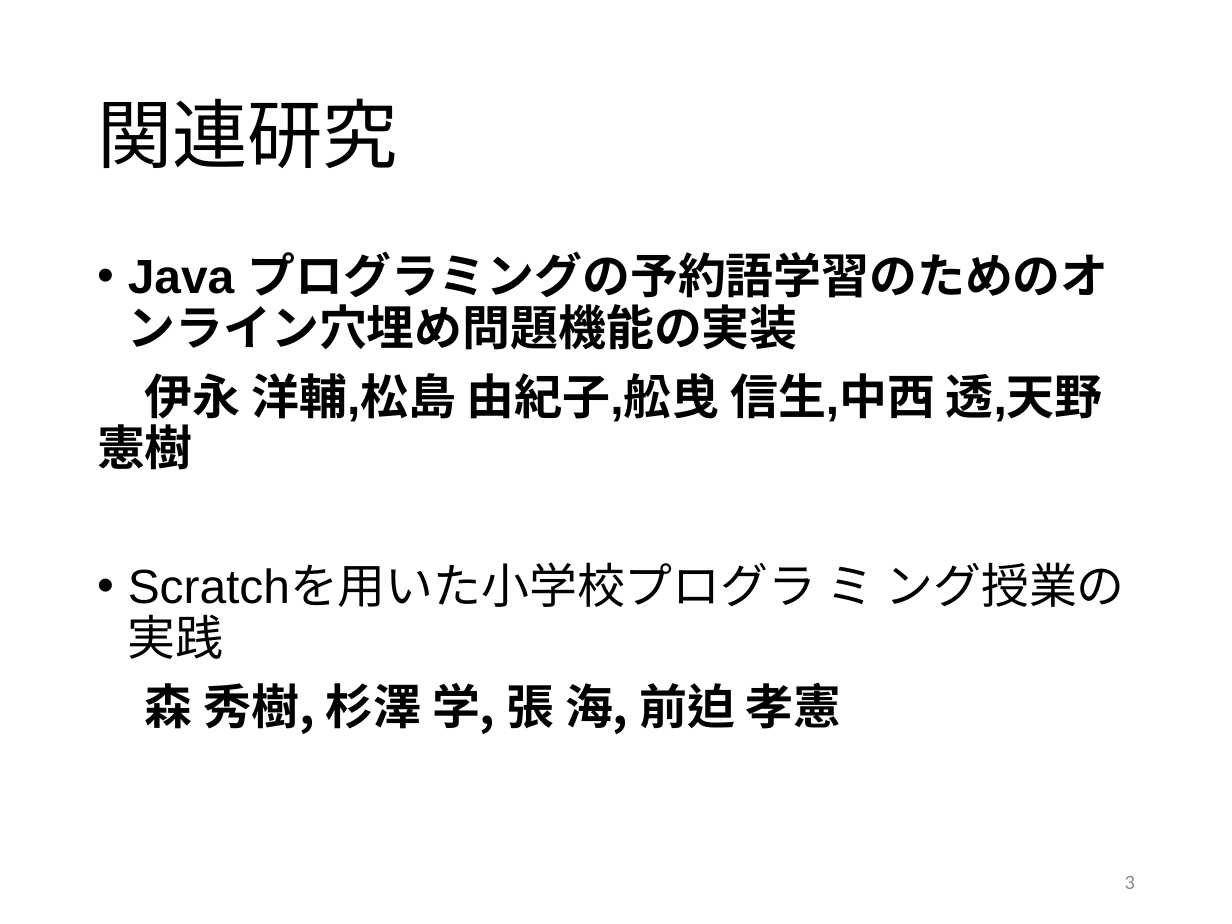
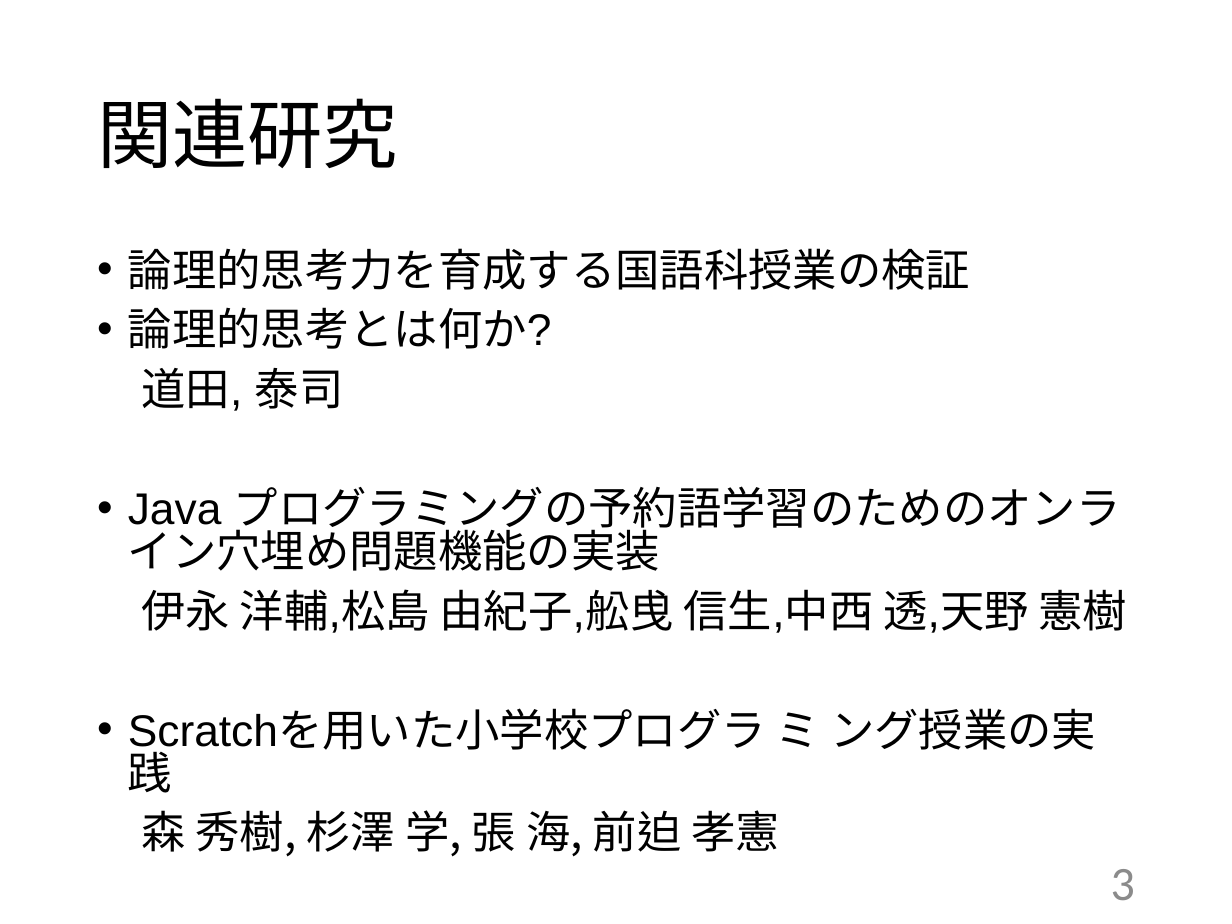
Before and after one commit to kait-takanolab/1821121-shimaoka-thesis, a slide deck: slide 3 of 1821121_shimaoka_tyuukan.pptx. Drawn at 1232x924 pixels with LibreOffice and Linux fonts; fonts in the diff are those of the drawing. Boxes give left, top, right and bottom in pixels: in the first picture for what was removed or moved away, otherwise in the second. Text is boxed around its words. In the diff, an @@ line names an element or a change of style, - is before the commit and + after.

```diff
--- a/1821121_shimaoka_tyuukan.pptx
+++ b/1821121_shimaoka_tyuukan.pptx
@@ text at bbox=[128, 248, 970, 411]: paragraphs added @@
+• 論理的思考力を育成する国語科授業の検証
+• 論理的思考とは何か?
+道田, 泰司
@@ text at bbox=[128, 486, 1128, 857]: size 28 to 25.9 pt in "Java プログラミングの予約語学習のためのオンライン穴埋め問題機能の実装", "伊永 洋輔,松島 由紀子,舩曵 信生,中西 透,天野 憲樹", "Scratchを用いた小学校プログラ ミ ング授業の実践", "森 秀樹, 杉澤 学, 張 海, 前迫 ..."; bold off in "Java プログラミングの予約語学習のためのオンライン穴埋め問題機能の実装", "伊永 洋輔,松島 由紀子,舩曵 信生,中西 透,天野 憲樹", "森 秀樹, 杉澤 学, 張 海, 前迫 ..."; line spacing 0.9 to 0.8 @@
@@ page number at bbox=[1111, 869, 1135, 900]: size 12 to 28 pt @@
```
Also in this commit, not shown: 5 other slides changed, 1 slide added.
